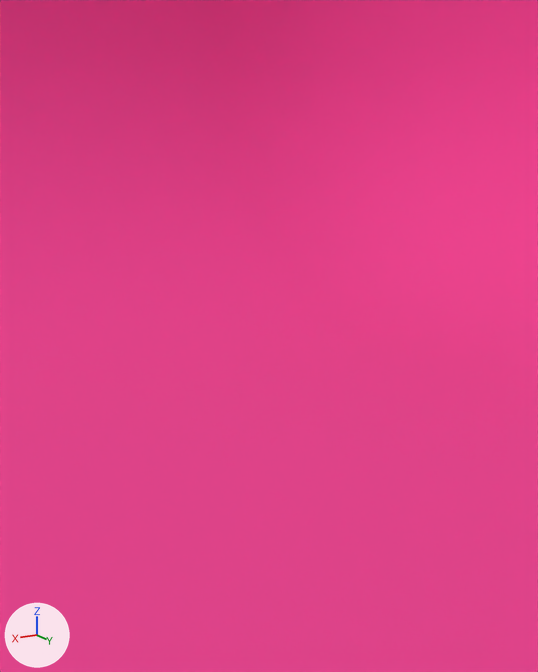
Renders of the Blender file BasicHand_export.blend from each side of a commit.
Before and after are seen from a camera (50 mm lens) standing at (4.27, 7.1, 5.61) and looking at (0.18, -0.12, 3.45). Arrows for +X, +Y and +Z are at lower left; the lights stay in place.
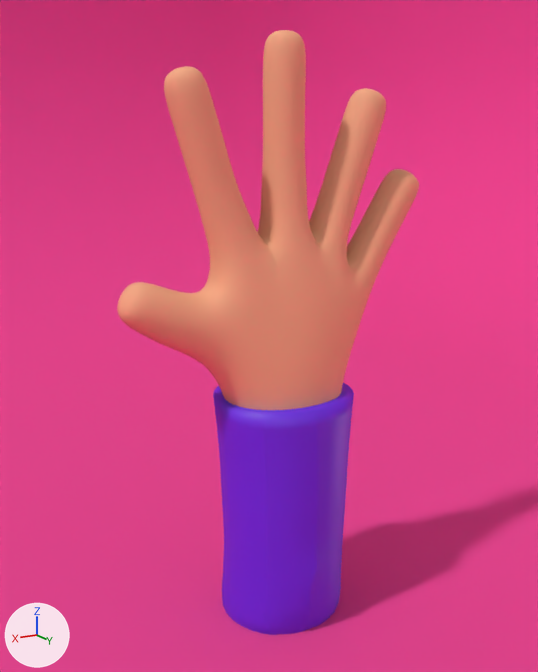
Where the newer file only moved an object's origin or applied its transform, the numbers keep the older frame.

Boxes (x1, y1, x2, y2) around the edits, measured in the pictures (538 x 672 px):
'Hand_01', shown
    after: (117, 30, 419, 410)
'Sleeve.001', shown (purple)
    after: (213, 383, 354, 635)

The change, as a list of edits to the scene's bpy script:
```text
Change ob_hand_01:
    remove ob_hand_01.hide_set(True)  # its collection is switched off
Change ob_sleeve_001:
    remove ob_sleeve_001.hide_set(True)  # its collection is switched off
```
